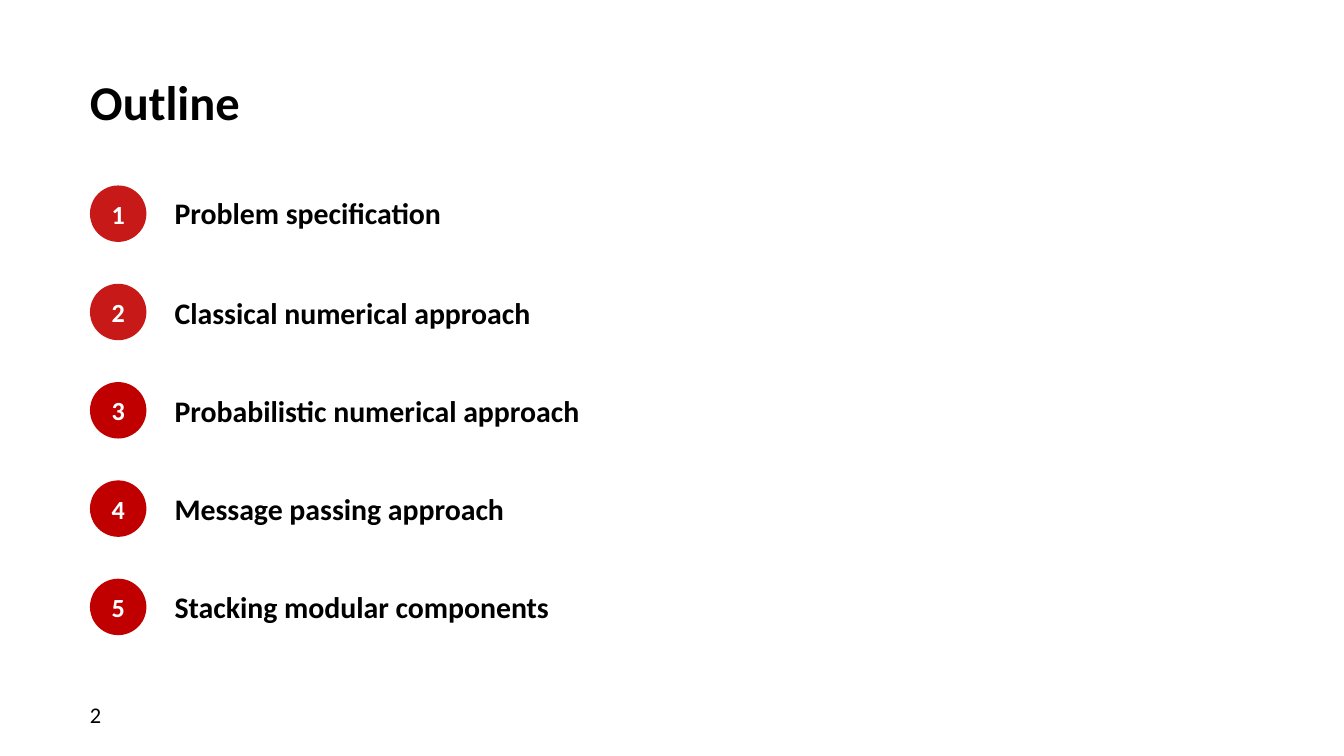
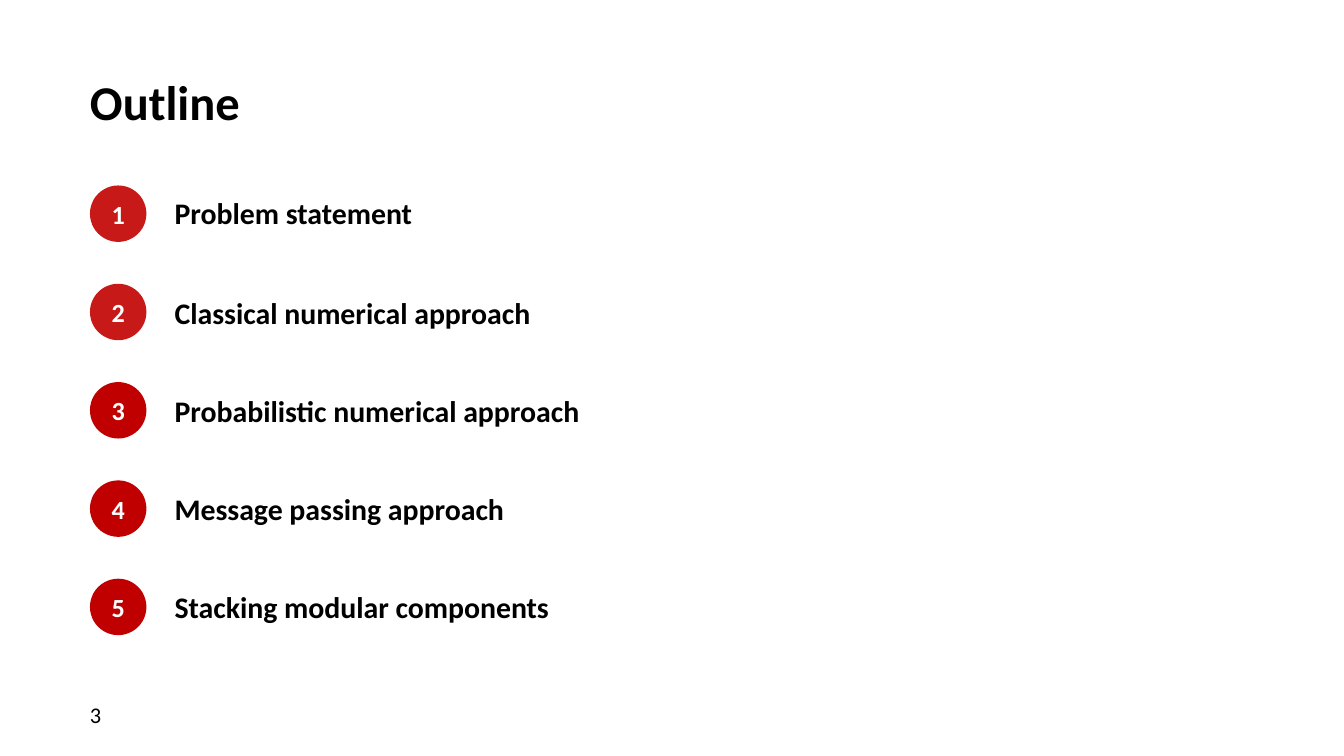
Before and after one commit to biaslab/ProbNum2026-Tutorial, a slide deck: slide 3 of slides/BIASlab-ProbNum2026.pptx (slide 2 before the commit). Drawn at 1344x756 pixels with LibreOffice and Linux fonts; fonts in the diff are those of the drawing; background and template pictures are left out. Boxes give left, top, right and bottom in pixels: in the first picture for what was removed or moved away, otherwise in the second. Text is boxed around its words. In the diff, an @@ line names an element or a change of style, - is before the commit and + after.

```diff
--- a/slides/BIASlab-ProbNum2026.pptx
+++ b/slides/BIASlab-ProbNum2026.pptx
@@ text at (175, 203, 412, 225): text changed @@
-Problem specification
+Problem statement
@@ page number at (90, 708, 101, 723): text changed @@
-2
+3
```
Also in this commit, not shown: 14 other slides changed, 22 slides added, 9 slides removed, 19 other files.
